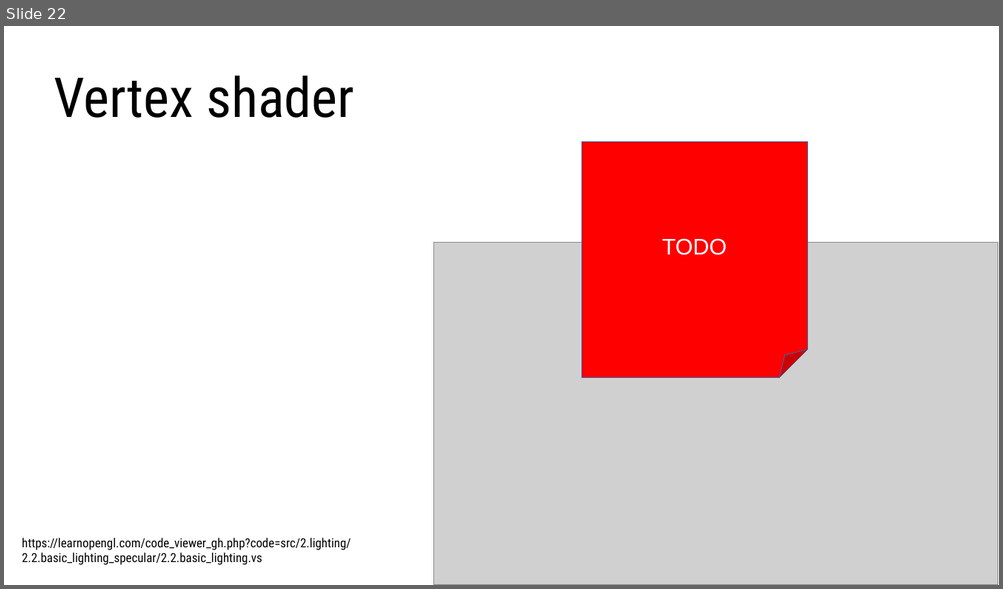
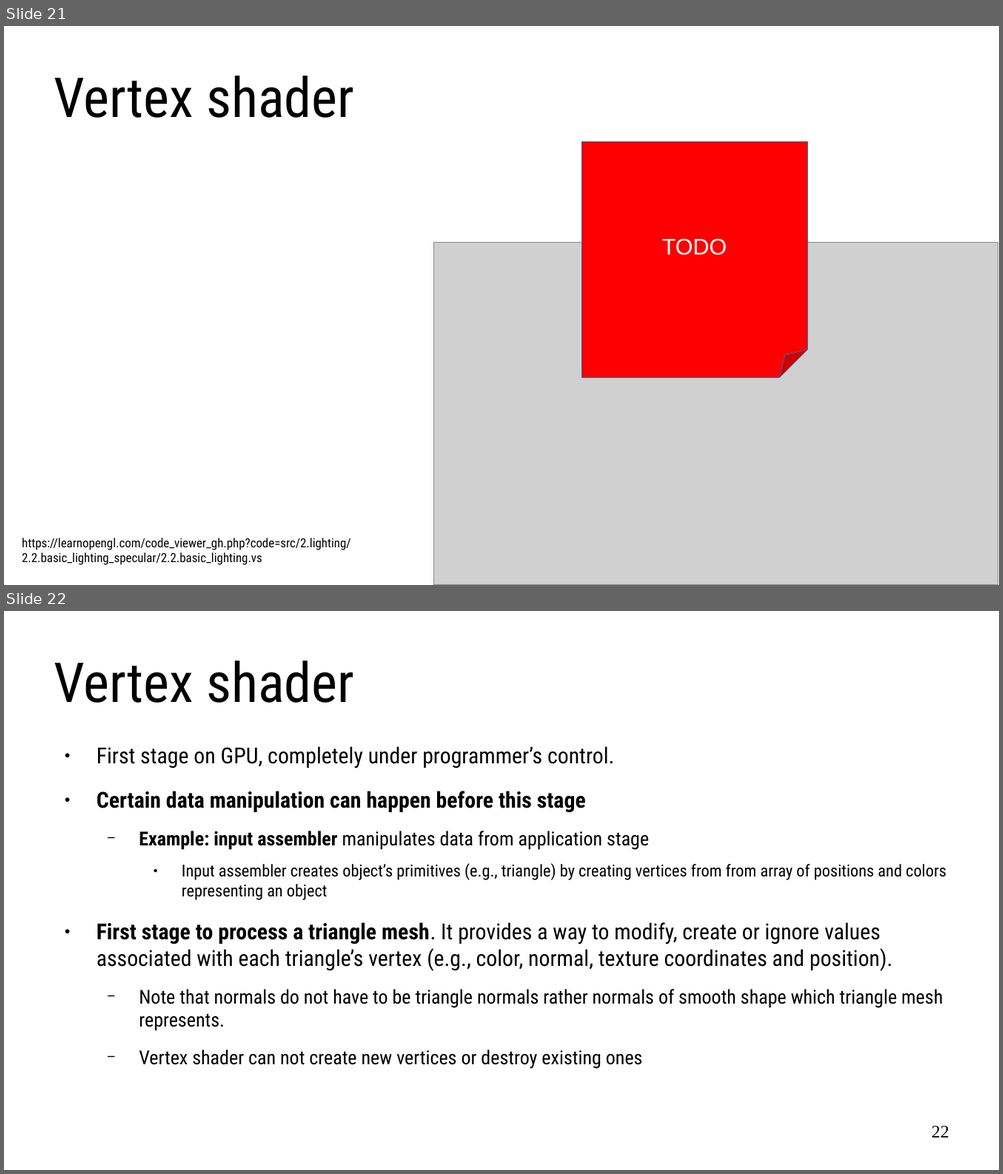
Before and after one commit to lorentzo/IntroductionToComputerGraphics, a slide deck: lectures/13_rendering_rasterization/rasterization_logical_gpu_model.odp. Shown one above the other, each under a label of ours: slide 22 before the commit, slides 21 and 22 after it. The pictures are 1003x589 and 1003x1174 pixels, drawn with LibreOffice and Linux fonts; fonts in the diff are those of the drawing; grey boxes stand for pictures. Boxes give left, top, right and bottom in pixels: in the first picture for what was removed or moved away, otherwise in the second. Text is boxed around its words. In the diff, an @@ line names an element or a change of style, - is before the commit and + after.

```diff
--- a/lectures/13_rendering_rasterization/rasterization_logical_gpu_model.odp
+++ b/lectures/13_rendering_rasterization/rasterization_logical_gpu_model.odp
@@ slide 22 added at (4,611,999,1170), background #FFFFFF @@
@@ title added at (54,661,354,703), 44 pt, text #000000 @@
+Vertex shader
@@ text added at (96,746,946,1069), 17.6 pt, text #000000 @@
+● First stage on GPU, completely under programmer’s control.
+● Certain data manipulation can happen before this stage
+  − Example: input assembler manipulates data from application stage
+    ● Input assembler creates object’s primitives (e.g., triangle) by creating vertices from from array of positions and colors representing an object
+● First stage to process a triangle mesh. It provides a way to modify, create or ignore values associated with each triangle’s vertex (e.g., color, normal, texture coordinates and position).
+  − Note that normals do not have to be triangle normals rather normals of smooth shape which triangle mesh represents.
+  − Vertex shader can not create new vertices or destroy existing ones
@@ page number added at (931,1126,949,1138), 14 pt, text #000000 @@
+22
@@ what was slide 22 is now slide 21 @@
```
Also in this commit, not shown: 1 other slide added, 1 slide removed, 1 other file.
